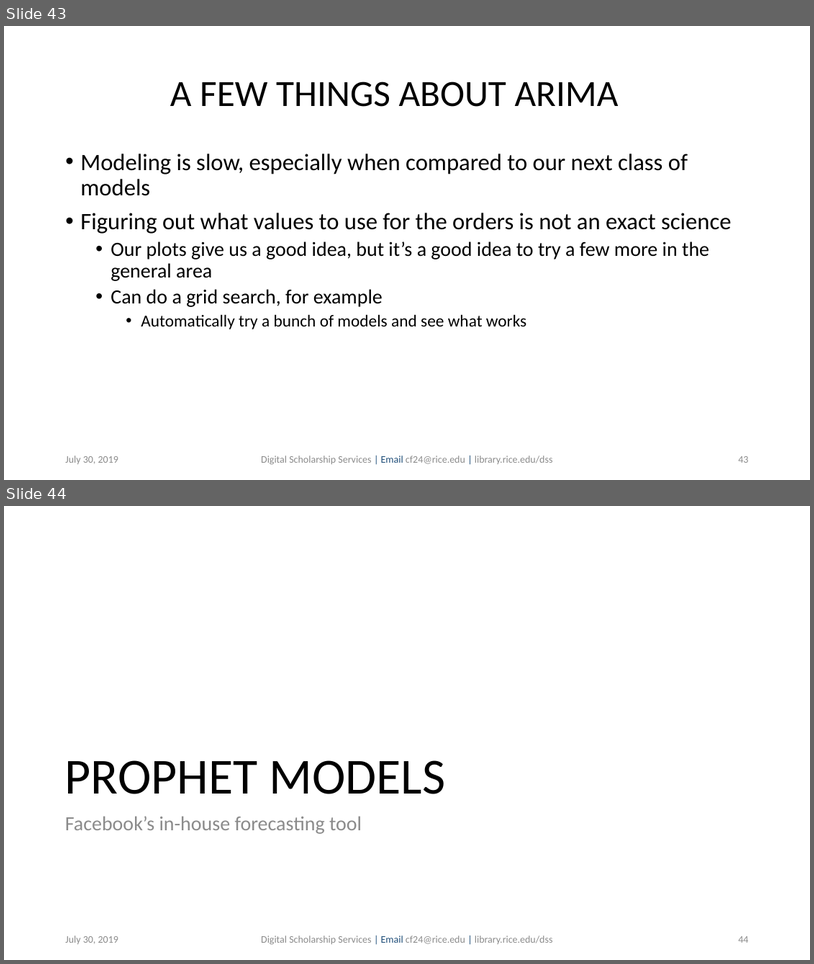
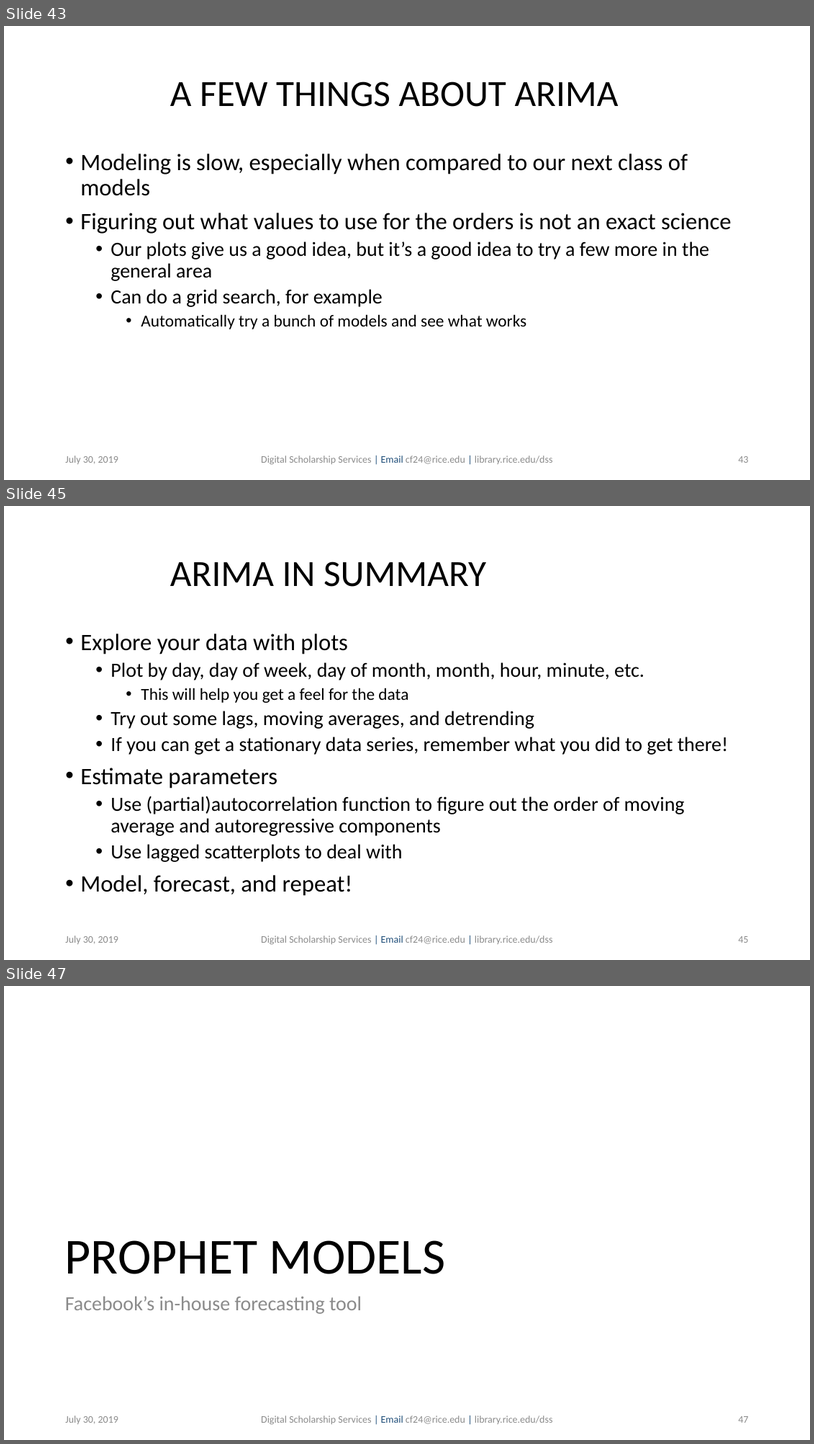
Before and after one commit to bakitybacon/rice-data-and-donuts, a slide deck: tsa/Introduction to Time Series Analysis.pptx. Shown one above the other, each under a label of ours: slides 43 and 44 before the commit, slides 43, 45 and 47 after it; the slides between them are not shown. The pictures are 814x964 and 814x1444 pixels, drawn with LibreOffice and Linux fonts; fonts in the diff are those of the drawing; background and template pictures are left out. Boxes give left, top, right and bottom in pixels: in the first picture for what was removed or moved away, otherwise in the second. Text is boxed around its words. In the diff, an @@ line names an element or a change of style, - is before the commit and + after.

Commit message:
integrate new plots, summary, extensions

```diff
--- a/tsa/Introduction to Time Series Analysis.pptx
+++ b/tsa/Introduction to Time Series Analysis.pptx
@@ slide 45 added at [4,506,810,960], background #FFFFFF @@
@@ title added at [170,561,486,587], 44 pt, text #000000 @@
+ARIMA IN SUMMARY
@@ text added at [80,633,728,896], 24 pt, text #000000 @@
+• Explore your data with plots
+  • Plot by day, day of week, day of month, month, hour, minute, etc.
+    • This will help you get a feel for the data
+  • Try out some lags, moving averages, and detrending
+  • If you can get a stationary data series, remember what you did to get there!
+• Estimate parameters
+  • Use (partial)autocorrelation function to figure out the order of moving average and autoregressive components
+  • Use lagged scatterplots to deal with
+• Model, forecast, and repeat!
@@ text added at [65,935,118,944], 12 pt, text #8C8C8C @@
+July 30, 2019
@@ text added at [261,935,553,944], 12 pt, text #8C8C8C @@
+Digital Scholarship Services | Email cf24@rice.edu | library.rice.edu/dss
@@ page number added at [738,936,748,942], 12 pt, text #8C8C8C @@
+45
@@ what was slide 44 is now slide 47 @@
@@ page number at [738,1416,748,1422]: text changed @@
-44
+47
```
Also in this commit, not shown: 5 slides changed, 2 other slides added.
